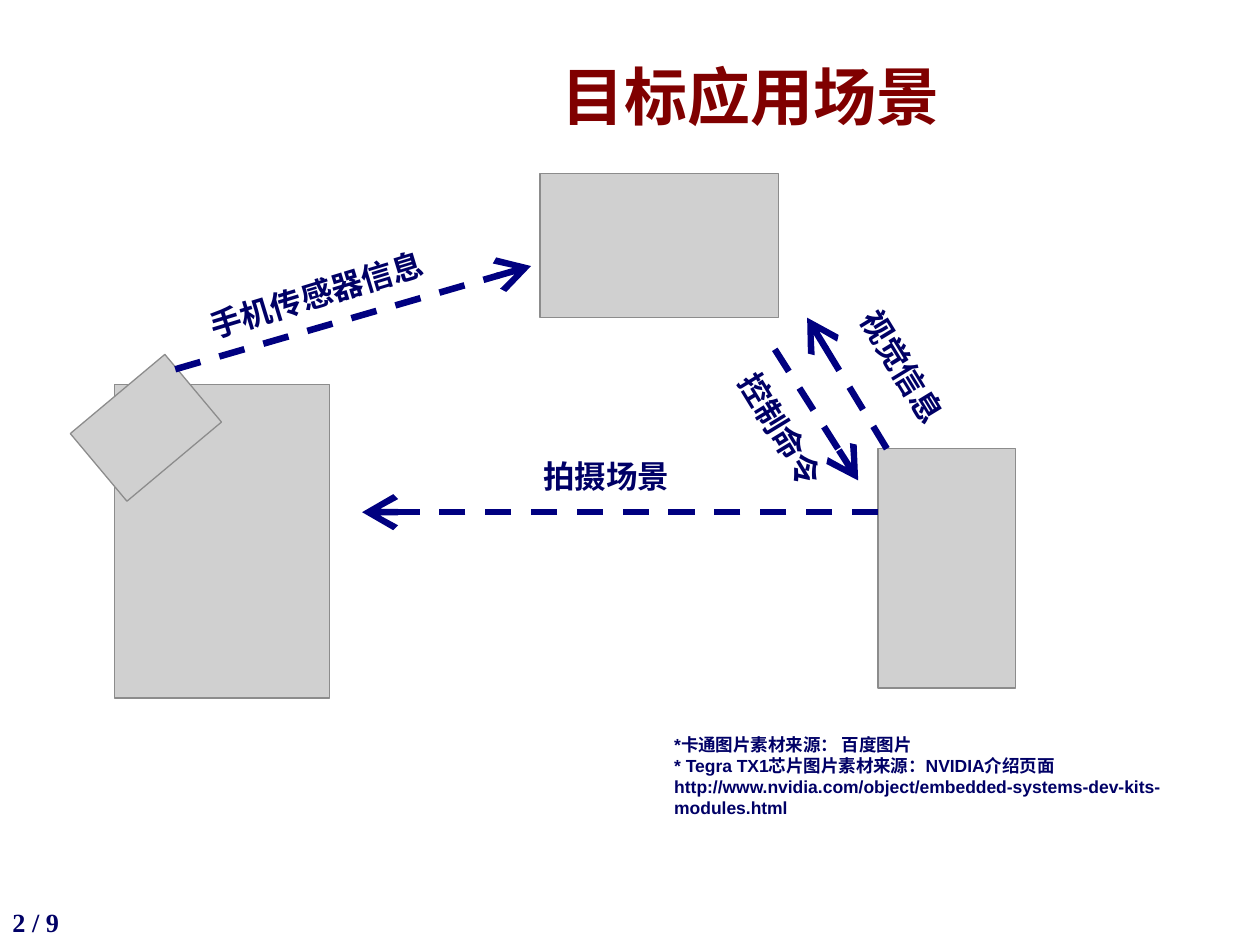
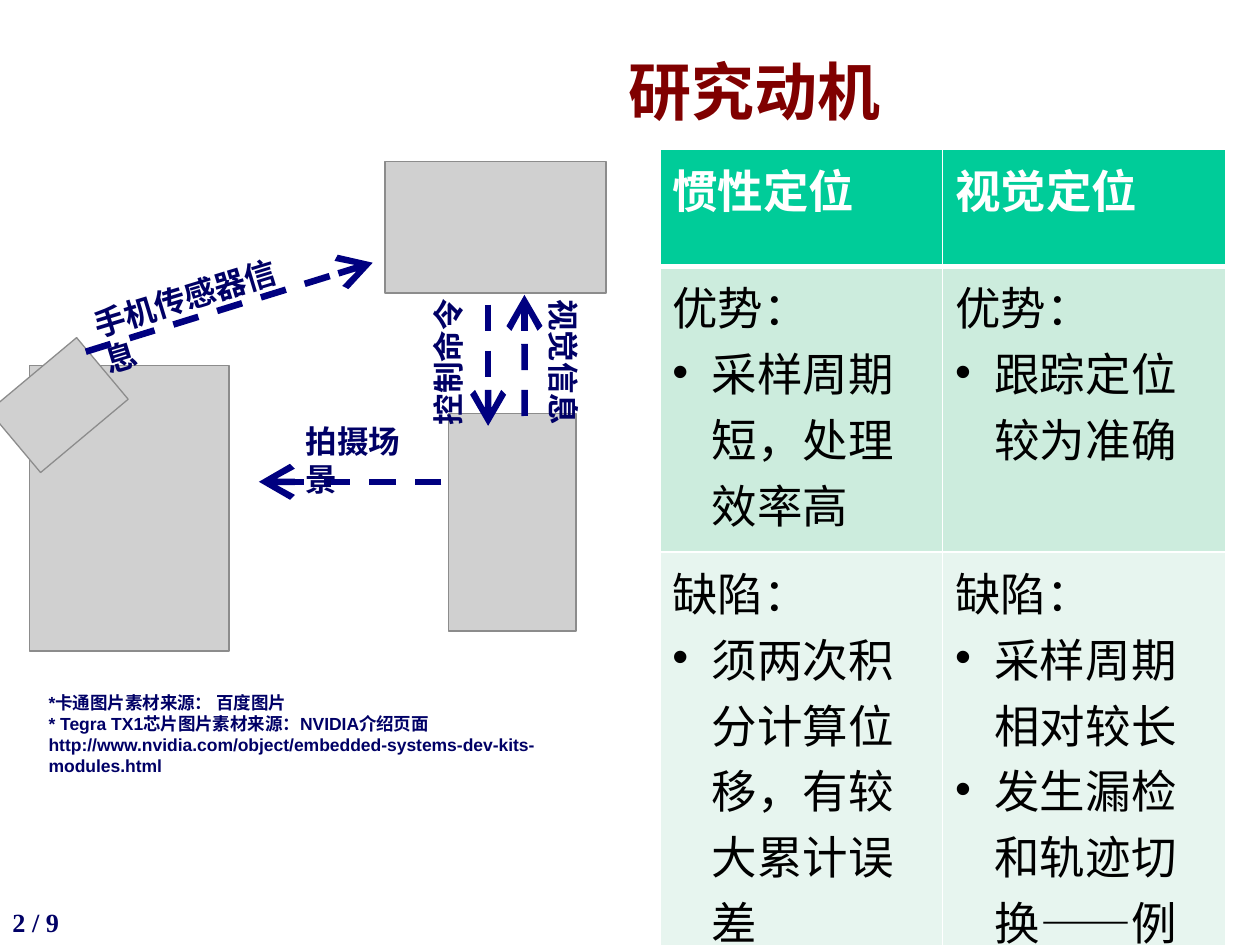
Before and after one commit to potato1996/FinalYearProject, a slide deck: slide 2 of slides/答辩ppt-杜大有1300012870.pptx. Drawn at 1260x945 pixels with LibreOffice and Linux fonts; fonts in the diff are those of the drawing; grey boxes stand for pictures; background and template pictures are left out. Boxes give left, top, right and bottom in pixels: in the first picture for what was removed or moved away, otherwise in the second. Text is boxed around its words. In the diff, an @@ line names an element or a change of style, - is before the commit and + after.

Commit message:
update slides

```diff
--- a/slides/答辩ppt-杜大有1300012870.pptx
+++ b/slides/答辩ppt-杜大有1300012870.pptx
@@ title at [628, 61, 880, 121]: text changed @@
-目标应用场景
+研究动机
@@ picture: place and size @@
-picture at [539, 173, 777, 318]
+picture at [386, 161, 606, 292]
@@ table added at [660, 150, 1225, 945], 3 rows, 2 columns @@
+惯性定位 | 视觉定位
+优势： / 采样周期短，处理效率高 | 优势： / 跟踪定位较为准确
+缺陷： / 须两次积分计算位移，有较大累计误差 | 缺陷： / 采样周期相对较长 / 发生漏检和轨迹切换——例如走出检测范围或被遮挡
@@ text "手机传感器信息" rewrapped from [275, 279, 335, 328] to [98, 297, 158, 382] @@
@@ arrow moved from (175, 369) - (530, 266) to (86, 352) - (373, 263) @@
@@ text "控制命令": place and size @@
-text "控制命令" at [728, 384, 807, 463]
+text "控制命令" at [424, 311, 470, 421]
@@ text "控制命令" at [424, 311, 470, 421]: rotation 58 to 270 degrees @@
@@ arrow moved from (887, 449) - (808, 318) to (524, 416) - (524, 295) @@
@@ text "视觉信息": place and size @@
-text "视觉信息" at [850, 321, 945, 424]
+text "视觉信息" at [542, 311, 588, 421]
@@ text "视觉信息" at [542, 311, 588, 421]: rotation 58 to 90 degrees @@
@@ arrow moved from (775, 349) - (858, 480) to (488, 305) - (488, 426) @@
@@ picture: place and size @@
-picture at [71, 355, 222, 502]
+picture at [0, 338, 128, 473]
@@ picture: place and size @@
-picture at [115, 384, 330, 698]
+picture at [30, 365, 229, 651]
@@ text "拍摄场景" rewrapped from [543, 461, 669, 491] to [306, 426, 400, 494] @@
@@ picture: place and size @@
-picture at [878, 449, 1016, 688]
+picture at [449, 413, 576, 631]
@@ arrow moved from (878, 512) - (362, 512) to (441, 481) - (258, 481) @@
@@ text "*卡通图片素材来源： 百度图片": place and size @@
-text "*卡通图片素材来源： 百度图片" at [674, 736, 1160, 814]
+text "*卡通图片素材来源： 百度图片" at [49, 694, 535, 772]
```
Also in this commit, not shown: 5 other slides changed, 1 slide added, 2 slides removed.
